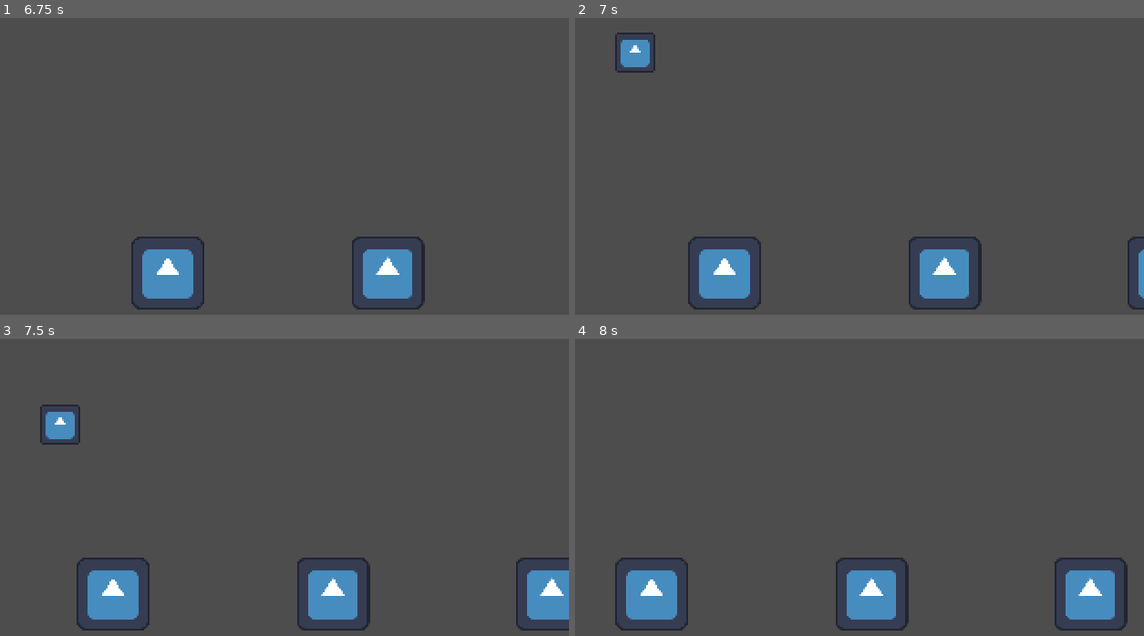
Above: before the commit, frames 1-4 (two rows, left to right).
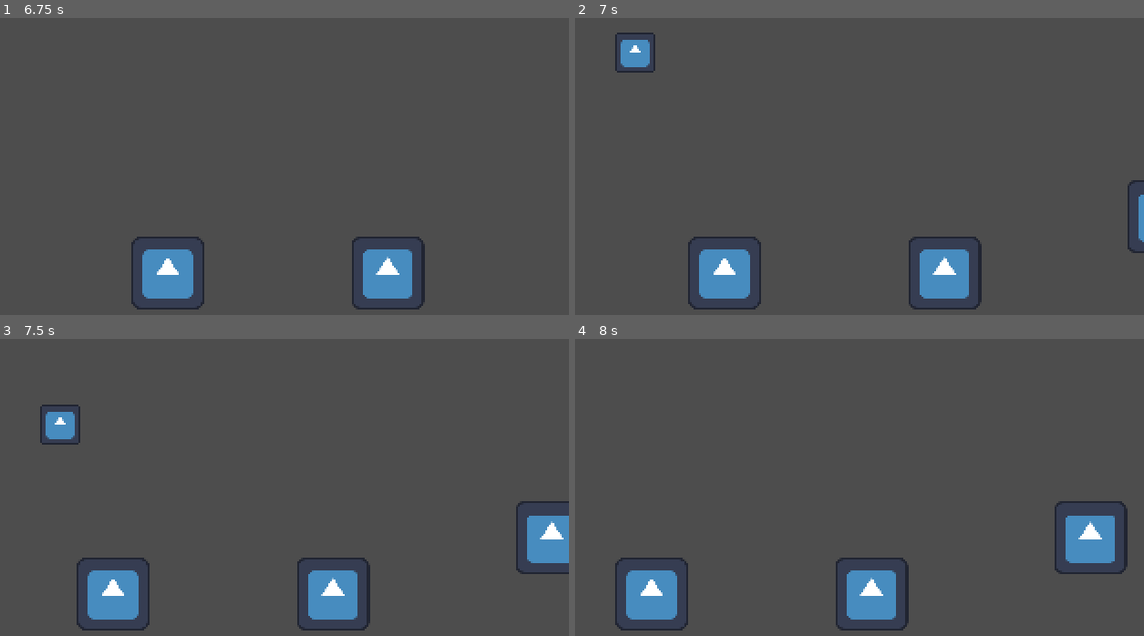
Above: after the commit, the same moments.

Repository: agusgonz/sideproject-gamejam
Game: Godot game, scene res://main.tscn
Same seed, same stepped clock (60 frames per second), same inputs: the game is played once before the commit and once after it. The engine's default icon, where the game draws it, is replaced by a stand-in: a white triangle on a blue panel in a dark square.
Inputs:
- Up to frame 1 (6.75 s): tap Enter at 0.5 s; hold Up (ui_up) 0.53-2.03 s; hold Down (ui_down) 2.03-2.78 s; hold Up (ui_up) 2.78-4.28 s; hold Down (ui_down) 4.28-5.03 s; tap Up (ui_up) at 4.52, 6.02 s; hold Up (ui_up) 5.03-5.78 s; hold Down (ui_down) from 5.78 s (still down)
- Up to frame 2 (7 s): keep holding Down (ui_down); tap Up (ui_up) at 6.77 s
- Up to frame 3 (7.5 s): release Down (ui_down) at 7.28 s; hold Up (ui_up) from 7.28 s (still down)
- Up to frame 4 (8 s): keep holding Up (ui_up)

Frame 1 is identical in both runs. In frame 2, 0.5% of the frame differs, in the area x 97-100%, y 54-99%; in frame 3, 2.6%; in frame 4, 3.4%, in the area x 84-98%, y 54-99%.

Commit message:
Añade lugar de spawn random de enemigos}

Diff:
--- a/main.tscn
+++ b/main.tscn
@@ -25,6 +25,9 @@
 [node name="SpawnPointTerrestre" type="Marker2D" parent="SpawnManager" unique_id=2102753730]
 position = Vector2(370, 148)
 
+[node name="SpawnPointVolador" type="Marker2D" parent="SpawnManager" unique_id=878771475]
+position = Vector2(370, 117)
+
 [node name="SpawnTimer" type="Timer" parent="SpawnManager" unique_id=1147397860]
 wait_time = 3.0
 autostart = true
--- a/managers/spawn_manager.gd
+++ b/managers/spawn_manager.gd
@@ -4,6 +4,7 @@
 @export var difficultyCurve: Curve
 @export var enemies2D: Node2D
 @onready var spawn_point_terrestre: Marker2D = $SpawnPointTerrestre
+@onready var spawn_point_volador: Marker2D = $SpawnPointVolador
 @onready var spawn_timer: Timer = $SpawnTimer
 
 const OBSTACULO_ESTATICO = preload("uid://d3ncwt7t1u7g0")
@@ -22,4 +23,7 @@
 func spawn_enemigo_estatico() -> void:
 	var obstaculoEstaticoInstanciado: CharacterBody2D = OBSTACULO_ESTATICO.instantiate()
 	enemies2D.add_child(obstaculoEstaticoInstanciado)
-	obstaculoEstaticoInstanciado.global_position = spawn_point_terrestre.global_position
+
+	var spawnPointsGlobalPosition = [spawn_point_terrestre.global_position, spawn_point_volador.global_position]
+
+	obstaculoEstaticoInstanciado.global_position = spawnPointsGlobalPosition.pick_random()
